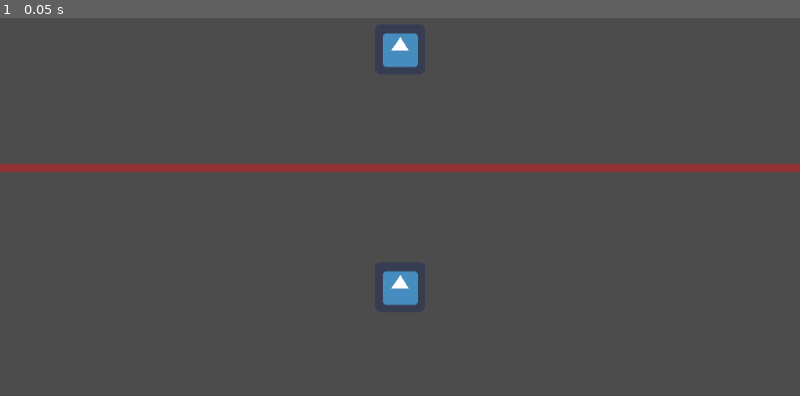
Above: before the commit, frame 1.
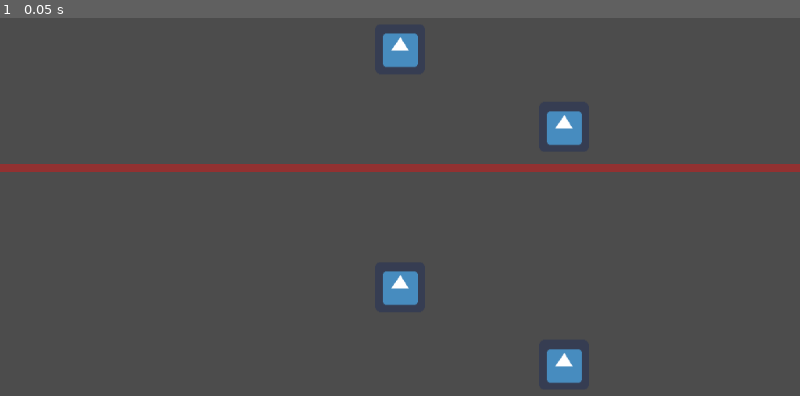
Above: after the commit, the same moment.

Repository: J-Vernay/wonderjam-hiver2021
Game: Godot game, scene res://TestZone/MainScene.tscn
Two runs of this game, one before a commit and one after it. Both use one fixed random seed, a clock stepped at 60 frames per second and the inputs below. The project has no main scene, so this scene is started directly. The engine's default icon, where the game draws it, is replaced by a stand-in: a white triangle on a blue panel in a dark square.
Inputs:
- Up to frame 1 (0.05 s): no input

The runs differ from the first frame. In frame 1, 0.8% of the frame differs, in the area x 68-73%, y 24-97%.

Commit message:
Implémentation plus simple

Diff:
--- a/TestZone/MainScene.tscn
+++ b/TestZone/MainScene.tscn
@@ -1,6 +1,6 @@
 [gd_scene load_steps=2 format=2]
 
-[ext_resource path="res://icon.png" type="Texture" id=1]
+[ext_resource path="res://TestZone/World.tscn" type="PackedScene" id=1]
 
 [node name="MainScene" type="Node"]
 
@@ -29,12 +29,10 @@
 
 [node name="Viewport1" type="Viewport" parent="VBoxContainer/ViewportContainer"]
 size = Vector2( 1024, 295 )
+handle_input_locally = false
+render_target_update_mode = 3
 
-[node name="Camera2D" type="Camera2D" parent="VBoxContainer/ViewportContainer/Viewport1"]
-current = true
-
-[node name="Sprite" type="Sprite" parent="VBoxContainer/ViewportContainer/Viewport1"]
-texture = ExtResource( 1 )
+[node name="World" parent="VBoxContainer/ViewportContainer/Viewport1" instance=ExtResource( 1 )]
 
 [node name="ViewportContainer2" type="ViewportContainer" parent="VBoxContainer"]
 margin_top = 305.0
@@ -45,9 +43,7 @@
 
 [node name="Viewport2" type="Viewport" parent="VBoxContainer/ViewportContainer2"]
 size = Vector2( 1024, 295 )
+handle_input_locally = false
+render_target_update_mode = 3
 
-[node name="Camera2D" type="Camera2D" parent="VBoxContainer/ViewportContainer2/Viewport2"]
-current = true
-
-[node name="Sprite" type="Sprite" parent="VBoxContainer/ViewportContainer2/Viewport2"]
-texture = ExtResource( 1 )
+[node name="World" parent="VBoxContainer/ViewportContainer2/Viewport2" instance=ExtResource( 1 )]
--- /dev/null
+++ b/TestZone/Player.gd
@@ -0,0 +1,26 @@
+extends KinematicBody2D
+
+export var controlMode = 1 # Can be 1 or 2 if player 1 or 2
+
+var VECTOR_UP = Vector2(0, -1)
+var SPEED = 100
+
+func _physics_process(delta):
+	var velocity = Vector2(0, 0)
+	if(Input.is_action_pressed(getMyInput("Right"))):
+		velocity.x += SPEED
+	if(Input.is_action_pressed(getMyInput("Left"))):
+		velocity.x -= SPEED
+	if(Input.is_action_pressed(getMyInput("Down"))):
+		velocity.y += SPEED
+	if(Input.is_action_pressed(getMyInput("Up"))):
+		velocity.y -= SPEED
+	velocity = move_and_slide(velocity, VECTOR_UP)
+	print(velocity)
+
+
+
+
+
+func getMyInput(name : String):
+	return name + str(controlMode)
--- /dev/null
+++ b/TestZone/Player.tscn
@@ -0,0 +1,30 @@
+[gd_scene load_steps=5 format=2]
+
+[ext_resource path="res://icon.png" type="Texture" id=1]
+[ext_resource path="res://TestZone/Player.gd" type="Script" id=2]
+
+[sub_resource type="SpriteFrames" id=1]
+animations = [ {
+"frames": [ ExtResource( 1 ) ],
+"loop": true,
+"name": "default",
+"speed": 5.0
+} ]
+
+[sub_resource type="CapsuleShape2D" id=2]
+radius = 32.0
+height = 0.0
+
+[node name="Player" type="KinematicBody2D"]
+script = ExtResource( 2 )
+
+[node name="AnimatedSprite" type="AnimatedSprite" parent="."]
+frames = SubResource( 1 )
+
+[node name="CollisionShape2D" type="CollisionShape2D" parent="."]
+shape = SubResource( 2 )
+
+[node name="Camera2D" type="Camera2D" parent="."]
+current = true
+drag_margin_left = 0.4
+drag_margin_right = 0.4
--- /dev/null
+++ b/TestZone/World.tscn
@@ -0,0 +1,12 @@
+[gd_scene load_steps=3 format=2]
+
+[ext_resource path="res://TestZone/Player.tscn" type="PackedScene" id=1]
+[ext_resource path="res://icon.png" type="Texture" id=2]
+
+[node name="World" type="Node2D"]
+
+[node name="Player" parent="." instance=ExtResource( 1 )]
+
+[node name="Sprite" type="Sprite" parent="."]
+position = Vector2( 209.9, 99.8991 )
+texture = ExtResource( 2 )
--- a/project.godot
+++ b/project.godot
@@ -18,6 +18,49 @@
 config/name="Wonder Jam Hiver 2021"
 config/icon="res://icon.png"
 
+[input]
+
+Right1={
+"deadzone": 0.5,
+"events": [ Object(InputEventKey,"resource_local_to_scene":false,"resource_name":"","device":0,"alt":false,"shift":false,"control":false,"meta":false,"command":false,"pressed":false,"scancode":68,"unicode":0,"echo":false,"script":null)
+ ]
+}
+Left1={
+"deadzone": 0.5,
+"events": [ Object(InputEventKey,"resource_local_to_scene":false,"resource_name":"","device":0,"alt":false,"shift":false,"control":false,"meta":false,"command":false,"pressed":false,"scancode":81,"unicode":0,"echo":false,"script":null)
+ ]
+}
+Up1={
+"deadzone": 0.5,
+"events": [ Object(InputEventKey,"resource_local_to_scene":false,"resource_name":"","device":0,"alt":false,"shift":false,"control":false,"meta":false,"command":false,"pressed":false,"scancode":90,"unicode":0,"echo":false,"script":null)
+ ]
+}
+Down1={
+"deadzone": 0.5,
+"events": [ Object(InputEventKey,"resource_local_to_scene":false,"resource_name":"","device":0,"alt":false,"shift":false,"control":false,"meta":false,"command":false,"pressed":false,"scancode":83,"unicode":0,"echo":false,"script":null)
+ ]
+}
+Right2={
+"deadzone": 0.5,
+"events": [ Object(InputEventKey,"resource_local_to_scene":false,"resource_name":"","device":0,"alt":false,"shift":false,"control":false,"meta":false,"command":false,"pressed":false,"scancode":16777233,"unicode":0,"echo":false,"script":null)
+ ]
+}
+Left2={
+"deadzone": 0.5,
+"events": [ Object(InputEventKey,"resource_local_to_scene":false,"resource_name":"","device":0,"alt":false,"shift":false,"control":false,"meta":false,"command":false,"pressed":false,"scancode":16777231,"unicode":0,"echo":false,"script":null)
+ ]
+}
+Up2={
+"deadzone": 0.5,
+"events": [ Object(InputEventKey,"resource_local_to_scene":false,"resource_name":"","device":0,"alt":false,"shift":false,"control":false,"meta":false,"command":false,"pressed":false,"scancode":16777232,"unicode":0,"echo":false,"script":null)
+ ]
+}
+Down2={
+"deadzone": 0.5,
+"events": [ Object(InputEventKey,"resource_local_to_scene":false,"resource_name":"","device":0,"alt":false,"shift":false,"control":false,"meta":false,"command":false,"pressed":false,"scancode":16777234,"unicode":0,"echo":false,"script":null)
+ ]
+}
+
 [rendering]
 
 quality/driver/driver_name="GLES2"
